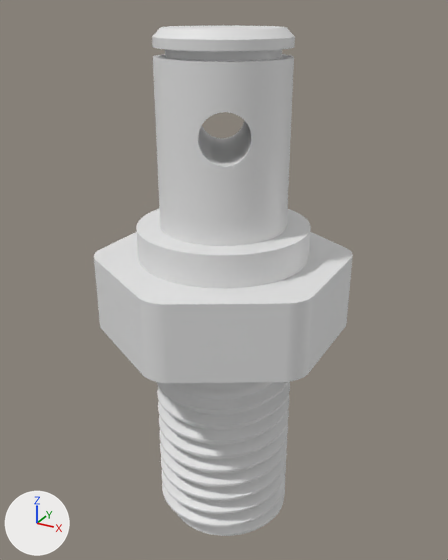
The FBX model public/blender/PiezaGrupillaTexture.fbx: old version first, new version second.
The view is the same before and after, from a camera (50 mm lens) standing at (7.52, -13.65, 8.86) and looking at (-0.09, 0.18, 1.94). Every picture has the same lights, and +X, +Y and +Z are marked at lower left.

Script lines for the objects in view, before the commit:
```python
mat_steel = principled_material('Steel')
mat_steel.base_color = (0.8, 0.8, 0.8)  # white #e7e7e7
me_cube = bpy.data.meshes.new('Cube')
me_cube.from_pydata(...)  # 13085 vertices, 12363 faces; spans x -3.1..3.1, y -3.46..3.46, z -5.49..8.44
me_cube.materials.append(mat_steel)  # white #e7e7e7
ob_cube = bpy.data.objects.new('Cube', me_cube)
ob_cube.location = (0.0, 0.0, 0.0)
```
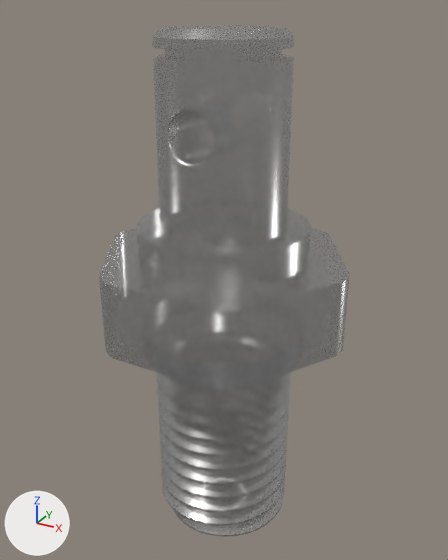
What differs and where, as boxes (x1, y1, x2, y2) in the pictures (448 x 560 px):
'Cube', surface changed, turned: before (94, 26, 353, 536); after (99, 26, 350, 537)

Edits to the bpy script that builds the scene:
```text
Add img_gwc_basic_steel_normal_jpg:
    img_gwc_basic_steel_normal_jpg = load_image('GWC Basic Steel_Normal.jpg', '_unpacked/GWC_Basic_Steel_Normal.jpg', 2048, 2048, 'Non-Color')
Add img_gwc_basic_steel_metalness_jpg:
    img_gwc_basic_steel_metalness_jpg = load_image('GWC Basic Steel_Metalness.jpg', '_unpacked/GWC_Basic_Steel_Metalness.jpg', 2048, 2048, 'Non-Color')
Add img_gwc_basic_steel_roughness_jpg:
    img_gwc_basic_steel_roughness_jpg = load_image('GWC Basic Steel_Roughness.jpg', '_unpacked/GWC_Basic_Steel_Roughness.jpg', 2048, 2048, 'Non-Color')
Add img_gwc_basic_steel_basecolor_jpg:
    img_gwc_basic_steel_basecolor_jpg = load_image('GWC Basic Steel_BaseColor.jpg', '_unpacked/GWC_Basic_Steel_BaseColor.jpg', 2048, 2048, 'Non-Color')
Change mat_steel:
    remove # nodes: BsdfPrincipled, OutputMaterial
    nodes: BsdfPrincipled, NormalMap, OutputMaterial, TexImage x5
    uses the picture img_gwc_basic_steel_basecolor_jpg
    uses the picture img_gwc_basic_steel_metalness_jpg
    uses the picture img_gwc_basic_steel_normal_jpg
    uses the picture img_gwc_basic_steel_roughness_jpg
Change ob_cube:
    ob_cube.rotation_euler: (0.0, 0.0, 0.0) -> (0.0, 0.0, -0.524)  # degrees (0, 0, 0) -> degrees (0, 0, -30)
```
